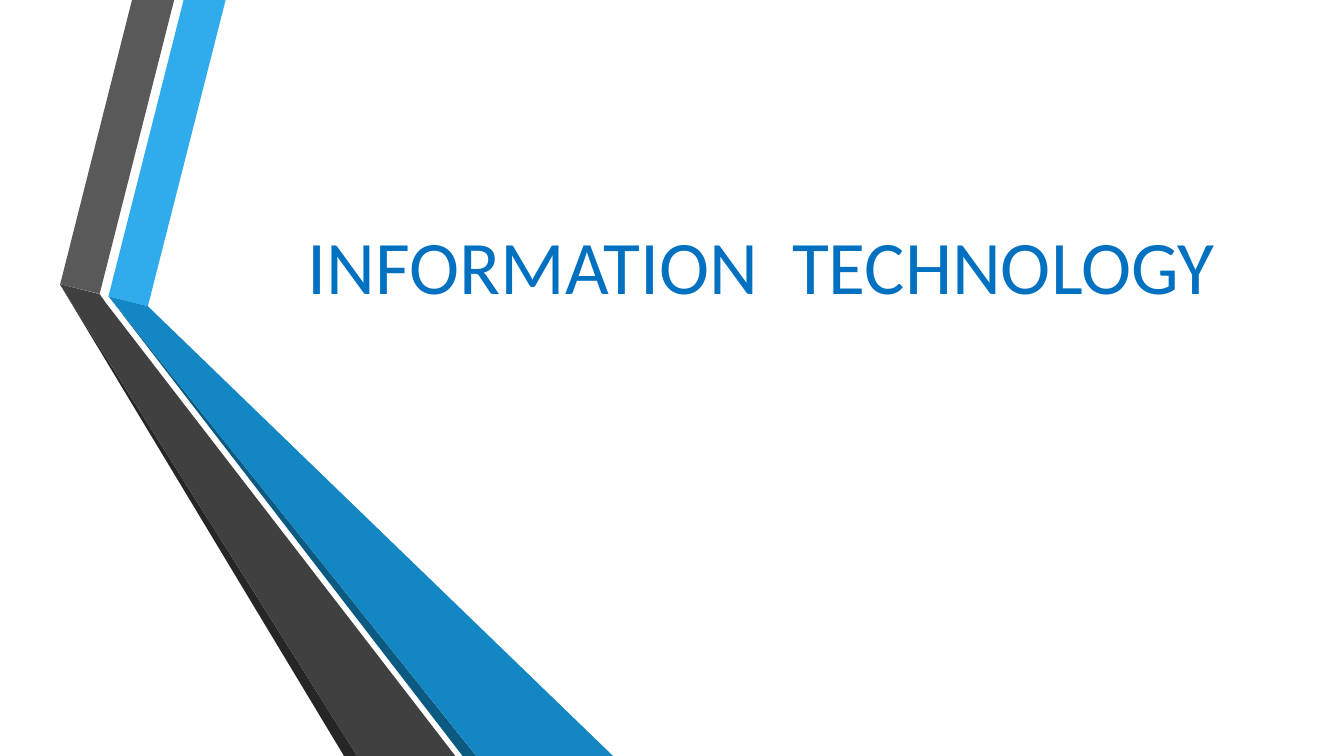
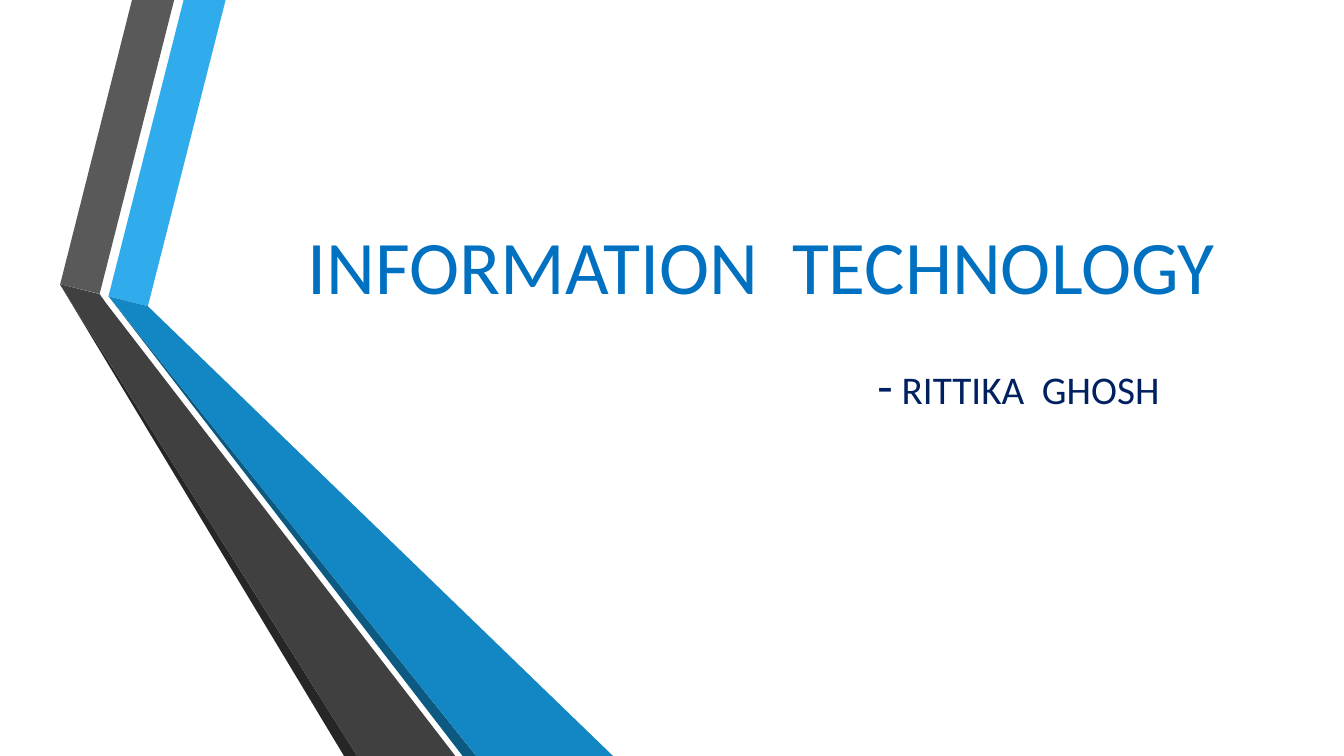
Before and after one commit to rittika9/rittika_anudip, a slide deck: slide 1 of IT(DP).pptx. Drawn at 1344x756 pixels with LibreOffice and Linux fonts; fonts in the diff are those of the drawing; background and template pictures are left out. Boxes give left, top, right and bottom in pixels: in the first picture for what was removed or moved away, otherwise in the second. Text is boxed around its words. In the diff, an @@ line names an element or a change of style, - is before the commit and + after.

```diff
--- a/IT(DP).pptx
+++ b/IT(DP).pptx
@@ text added at bbox=[902, 378, 1159, 405], 28 pt, text #002060 @@
+- RITTIKA GHOSH
```
